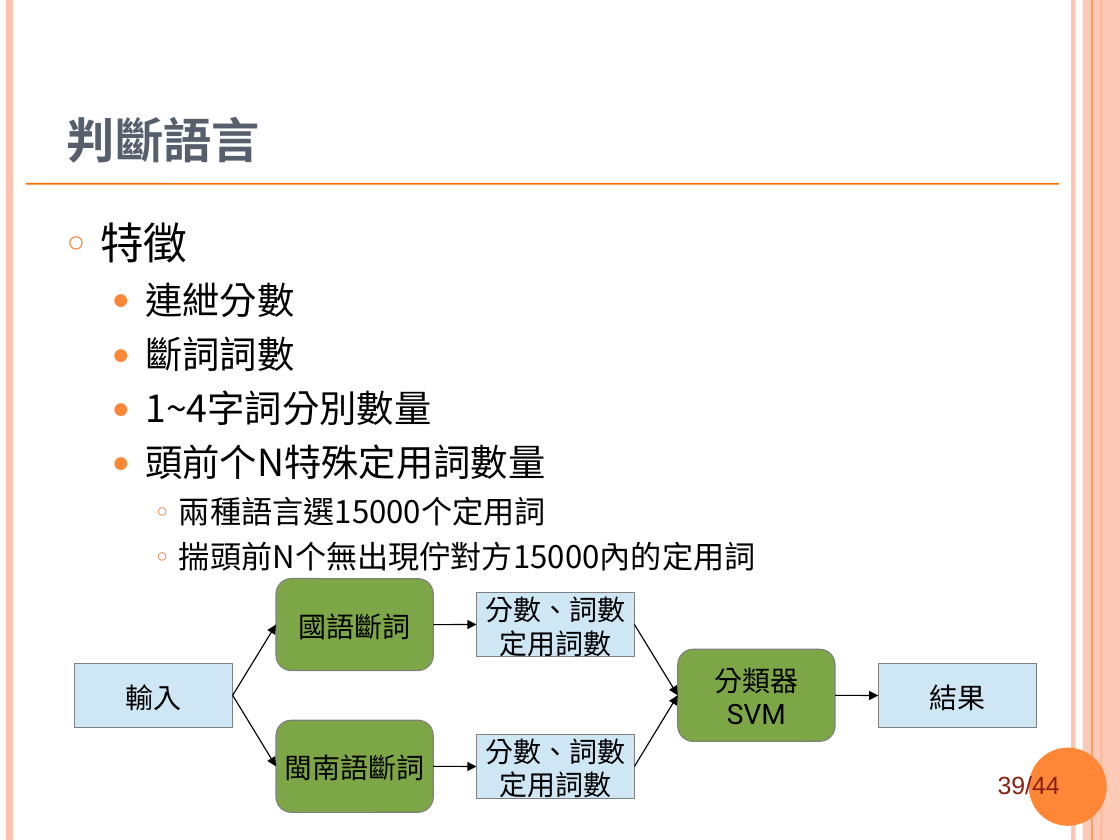
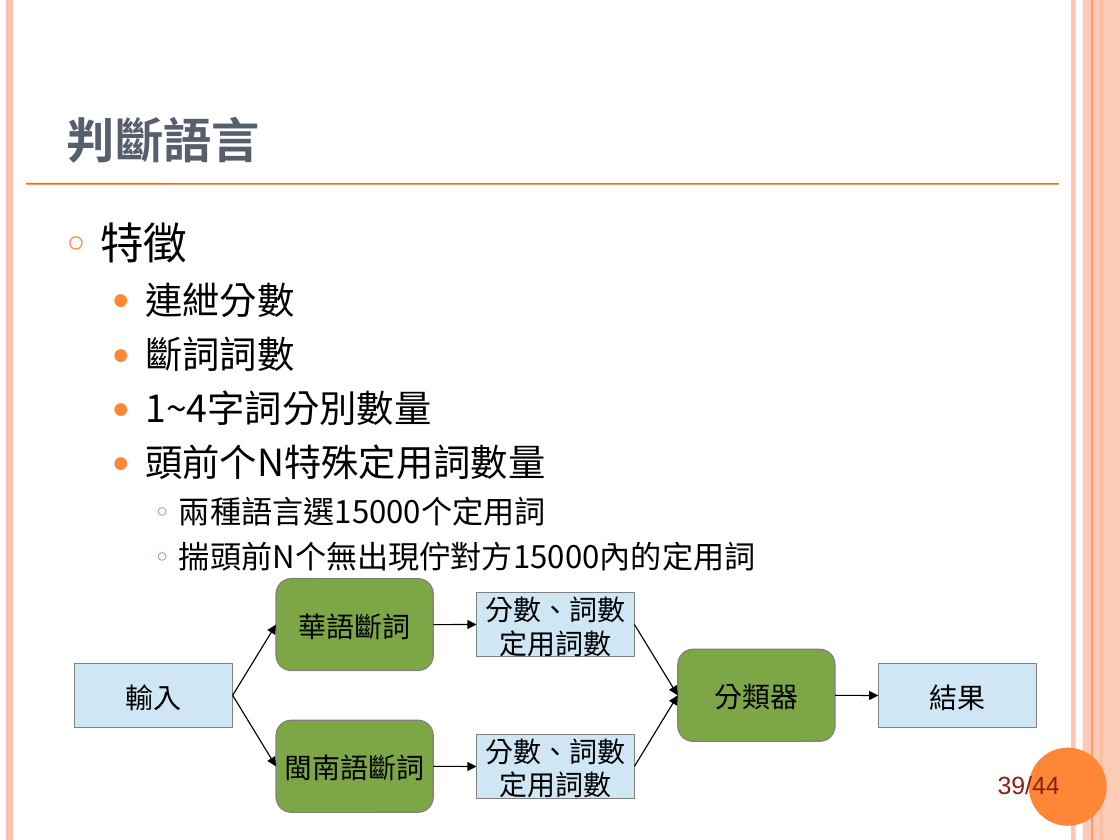
Before and after one commit to sih4sing5hong5/po3-ko3_tau5-iann2-phinn3, a slide deck: slide 39 of 翻譯報告.ppt. Drawn at 1120x840 pixels with LibreOffice and Linux fonts; fonts in the diff are those of the drawing; background and template pictures are left out. Boxes give left, top, right and bottom in pixels: in the first picture for what was removed or moved away, otherwise in the second. Text is boxed around its words. In the diff, an @@ line names an element or a change of style, - is before the commit and + after.

Commit message:
改一寡國語做華語 丞宏

```diff
--- a/翻譯報告.ppt
+++ b/翻譯報告.ppt
@@ text in rounded rectangle at <box>299,613,411,640</box>: text changed @@
-國語斷詞
+華語斷詞
@@ text in rounded rectangle at <box>727,704,786,725</box>: paragraph removed @@
-SVM
```
Also in this commit, not shown: 1 other slide changed.
